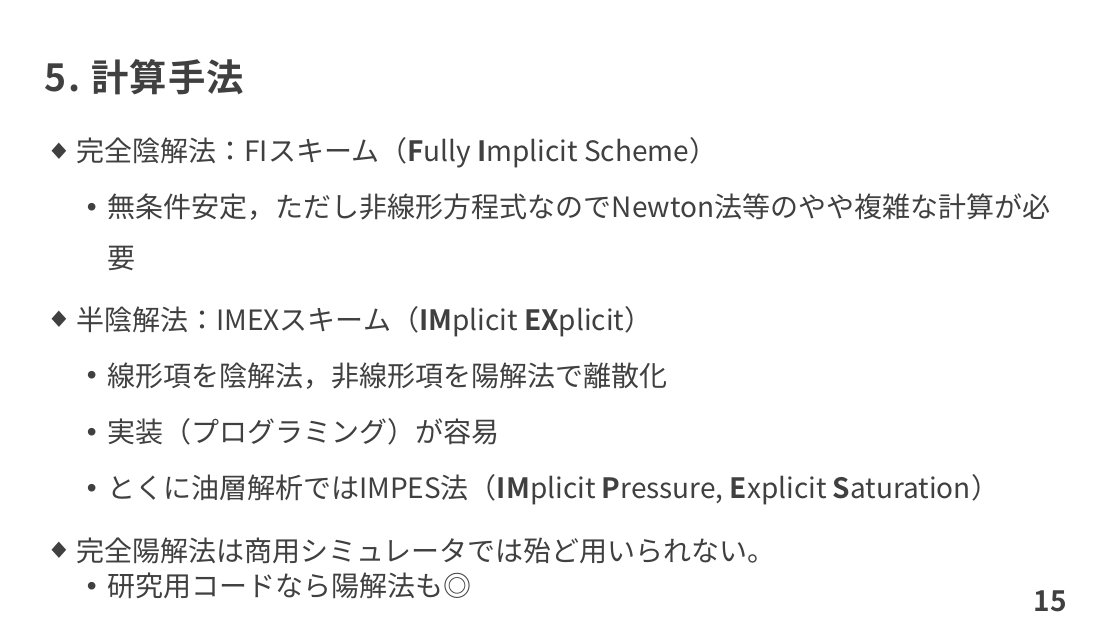
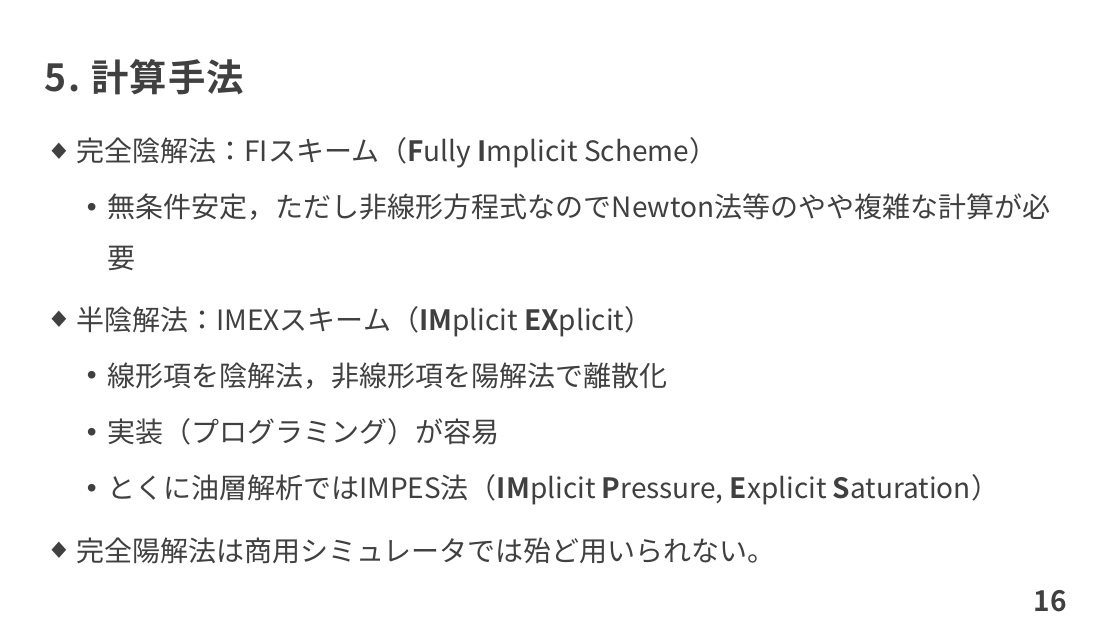
Before and after one commit to te288/intro_to_NA2022, a slide deck: slide 17 of Intro2ResSim/WaterOil2PhaseFlow.pptx (slide 16 before the commit). Drawn at 1120x630 pixels with LibreOffice and Linux fonts; fonts in the diff are those of the drawing. Boxes give left, top, right and bottom in pixels: in the first picture for what was removed or moved away, otherwise in the second. Text is boxed around its words. In the diff, an @@ line names an element or a change of style, - is before the commit and + after.

```diff
--- a/Intro2ResSim/WaterOil2PhaseFlow.pptx
+++ b/Intro2ResSim/WaterOil2PhaseFlow.pptx
@@ text at [108,572,472,599]: paragraph removed @@
-  • 研究用コードなら陽解法も◎
@@ page number at [1034,590,1067,612]: text changed @@
-15
+16
```
Also in this commit, not shown: 2 other slides changed, 1 slide added, 14 other files.
